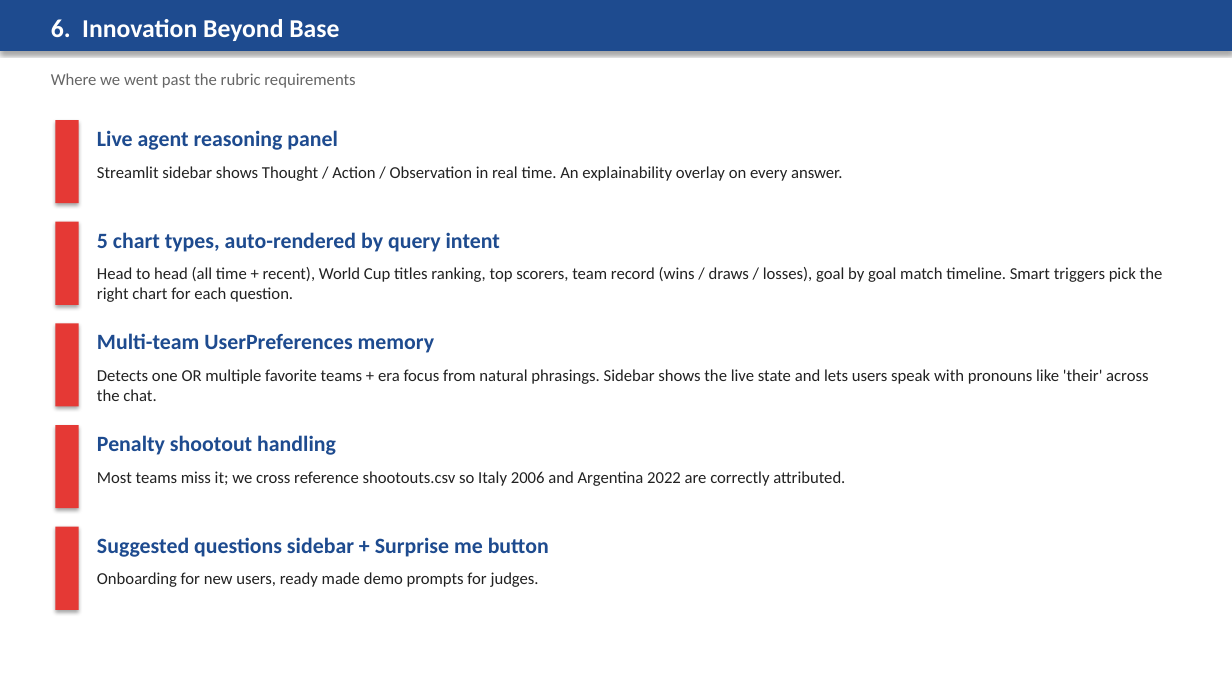
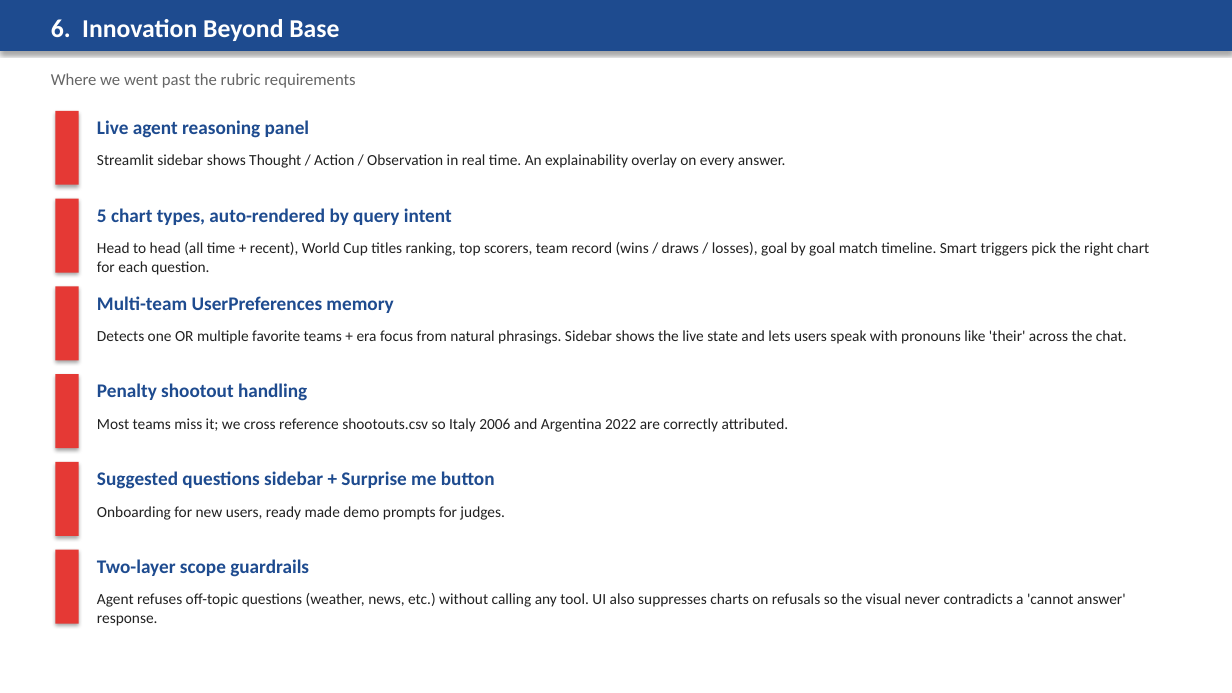
Before and after one commit to Neenu1234/WorldCupGenAI, a slide deck: slide 7 of WorldCupGenAI_Slides.pptx. Drawn at 1232x693 pixels with LibreOffice and Linux fonts; fonts in the diff are those of the drawing. Boxes give left, top, right and bottom in pixels: in the first picture for what was removed or moved away, otherwise in the second. Text is boxed around its words. In the diff, an @@ line names an element or a change of style, - is before the commit and + after.

```diff
--- a/WorldCupGenAI_Slides.pptx
+++ b/WorldCupGenAI_Slides.pptx
@@ rectangle: place and size @@
-rectangle at (55,120,79,203)
+rectangle at (55,111,79,185)
@@ text "Live agent reasoning panel": place and size @@
-text "Live agent reasoning panel" at (97,130,338,150)
+text "Live agent reasoning panel" at (97,120,310,138)
@@ text "Streamlit sidebar shows Thought / ...": place and size @@
-text "Streamlit sidebar shows Thought / ..." at (97,166,842,181)
+text "Streamlit sidebar shows Thought / ..." at (97,154,786,168)
@@ rectangle: place and size @@
-rectangle at (55,222,79,305)
+rectangle at (55,199,79,273)
@@ text "5 chart types, auto-rendered by ...": place and size @@
-text "5 chart types, auto-rendered by ..." at (97,232,500,252)
+text "5 chart types, auto-rendered by ..." at (97,208,452,225)
@@ text "Head to head (all time ...": place and size @@
-text "Head to head (all time ..." at (97,267,1163,302)
+text "Head to head (all time ..." at (97,242,1149,275)
@@ rectangle: place and size @@
-rectangle at (55,323,79,407)
+rectangle at (55,287,79,360)
@@ text "Multi-team UserPreferences memory": place and size @@
-text "Multi-team UserPreferences memory" at (97,333,434,353)
+text "Multi-team UserPreferences memory" at (97,296,393,313)
@@ text "Detects one OR multiple favorite ...": place and size @@
-text "Detects one OR multiple favorite ..." at (97,369,1148,401)
+text "Detects one OR multiple favorite ..." at (97,330,1127,344)
@@ rectangle: place and size @@
-rectangle at (55,425,79,508)
+rectangle at (55,374,79,448)
@@ text "Penalty shootout handling": place and size @@
-text "Penalty shootout handling" at (97,435,336,455)
+text "Penalty shootout handling" at (97,383,307,401)
@@ text "Most teams miss it; we ...": place and size @@
-text "Most teams miss it; we ..." at (97,471,845,486)
+text "Most teams miss it; we ..." at (97,418,789,432)
@@ rectangle: place and size @@
-rectangle at (55,527,79,610)
+rectangle at (55,462,79,536)
@@ size 17 to 15 pt in 5 elements at (97,120,310,138), (97,208,452,225), (97,296,393,313), (97,383,307,401), (97,471,495,489) @@
@@ text "Suggested questions sidebar + Surprise ...": place and size @@
-text "Suggested questions sidebar + Surprise ..." at (97,537,549,557)
+text "Suggested questions sidebar + Surprise ..." at (97,471,495,489)
@@ size 13 to 12 pt in 5 elements at (97,154,786,168), (97,242,1149,275), (97,330,1127,344), (97,418,789,432), (97,506,504,520) @@
@@ text "Onboarding for new users, ready ...": place and size @@
-text "Onboarding for new users, ready ..." at (97,572,539,587)
+text "Onboarding for new users, ready ..." at (97,506,504,520)
@@ rectangle added at (55,550,79,624), fill #E53935 @@
@@ text added at (97,559,309,577), 15 pt, text #1E4B8F, bold @@
+Two-layer scope guardrails
@@ text added at (97,593,1126,626), 12 pt, text #222222 @@
+Agent refuses off-topic questions (weather, news, etc.) without calling any tool. UI also suppresses charts on refusals so the visual never contradicts a 'cannot answer' response.
```
Also in this commit, not shown: 4 other files.
